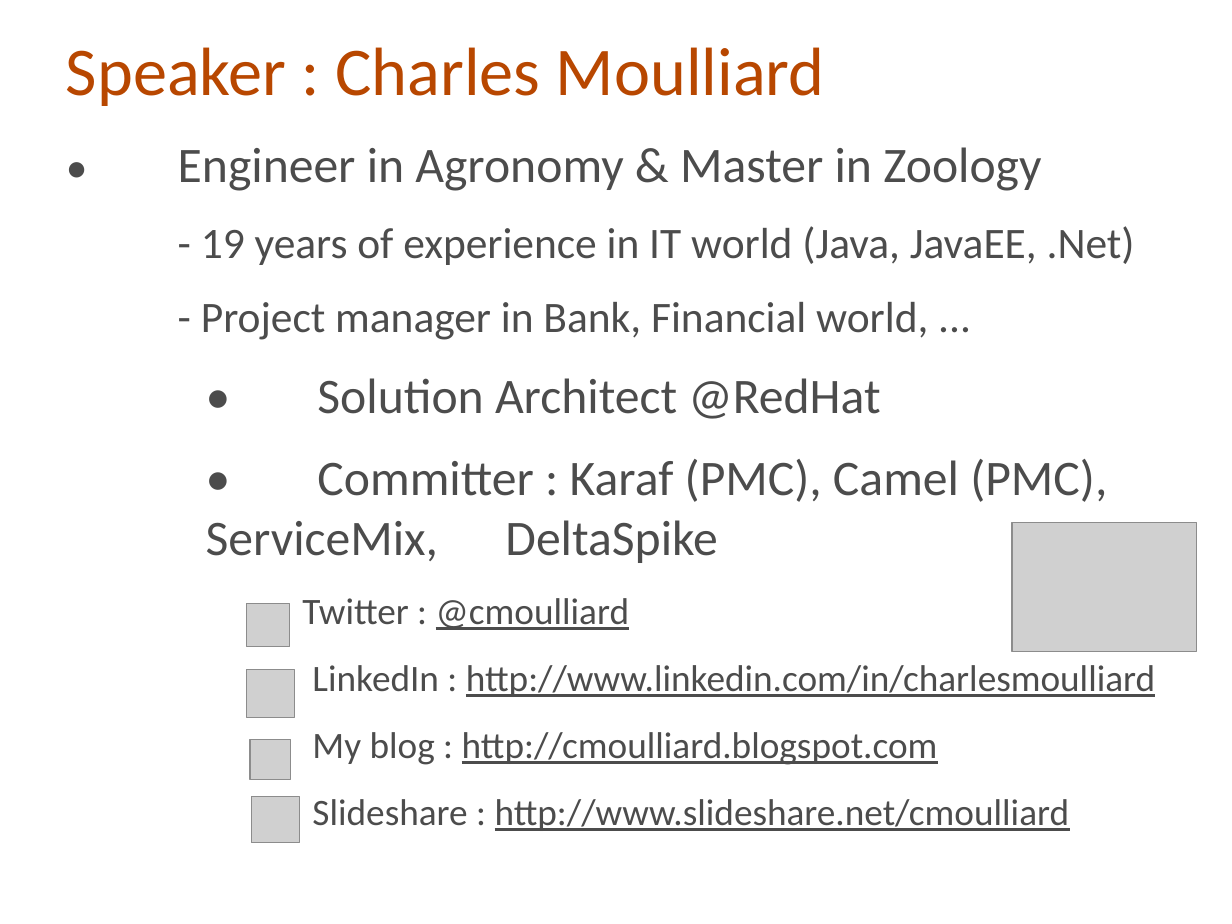
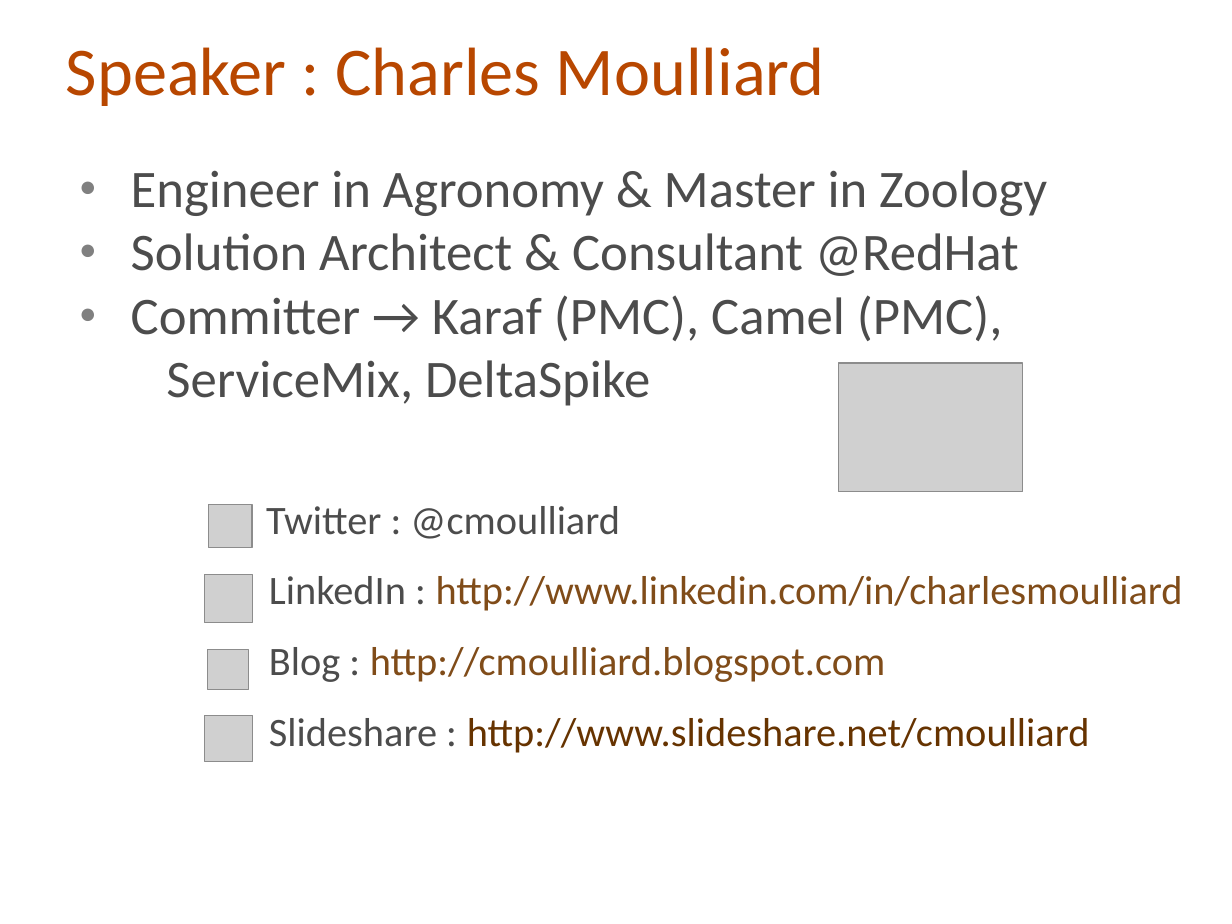
Before and after one commit to cmoulliard/apachecon-2012, a slide deck: slide 4 of karaf-ee-apachecon_eu_2012.odp (slide 3 before the commit). Drawn at 1232x924 pixels with LibreOffice and Linux fonts; fonts in the diff are those of the drawing; grey boxes stand for pictures; background and template pictures are left out. Boxes give left, top, right and bottom in pixels: in the first picture for what was removed or moved away, otherwise in the second. Text is boxed around its words. In the diff, an @@ line names an element or a change of style, - is before the commit and + after.

Commit message:
update presentation

```diff
--- a/karaf-ee-apachecon_eu_2012.odp
+++ b/karaf-ee-apachecon_eu_2012.odp
@@ text "Engineer in Agronomy & Master ...": place and size @@
-text "Engineer in Agronomy & Master ..." at (178,147,1155,831)
+text "Engineer in Agronomy & Master ..." at (131,170,1183,753)
@@ text at (131,170,1047,406): text changed; size 32 to 34 pt @@
-• Engineer in Agronomy & Master in Zoology
-- 19 years of experience in IT world (Java, JavaEE, .Net)
-- Project manager in Bank, Financial world, ...
-• Solution Architect @RedHat
-• Committer : Karaf (PMC), Camel (PMC), ServiceMix, DeltaSpike
+● Engineer in Agronomy & Master in Zoology
+● Solution Architect & Consultant @RedHat
+● Committer → Karaf (PMC), Camel (PMC), ServiceMix, DeltaSpike
@@ picture: place and size @@
-picture at (1013,522,1197,651)
+picture at (838,363,1023,492)
@@ picture: place and size @@
-picture at (252,797,300,844)
+picture at (209,504,253,548)
@@ text at (266,506,1183,753): size 24 to 26 pt in "Twitter : @cmoulliard", "LinkedIn : http://www.linkedin.com/in/charlesmoulliard", "Slideshare : http://www.slideshare.net/cmoulliard"; underline off in "@cmoulliard", "http://www.linkedin.com/in/charlesmoulliard", "http://www.slideshare.net/cmoulliard"; text colour #4C4C4C to #804C19 in "http://www.linkedin.com/in/charlesmoulliard"; text colour #4C4C4C to #663300 in "http://www.slideshare.net/cmoulliard" @@
@@ picture: place and size @@
-picture at (246,604,290,647)
+picture at (205,575,253,623)
@@ picture: place and size @@
-picture at (246,670,294,718)
+picture at (208,650,248,690)
@@ text at (269,647,885,682): text changed; size 24 to 26 pt; text colour #4C4C4C to #804C19 @@
-My blog : http://cmoulliard.blogspot.com
+Blog : http://cmoulliard.blogspot.com
@@ picture: place and size @@
-picture at (250,739,291,779)
+picture at (205,715,253,762)
```
Also in this commit, not shown: 27 other slides changed, 7 slides added, 5 slides removed.
